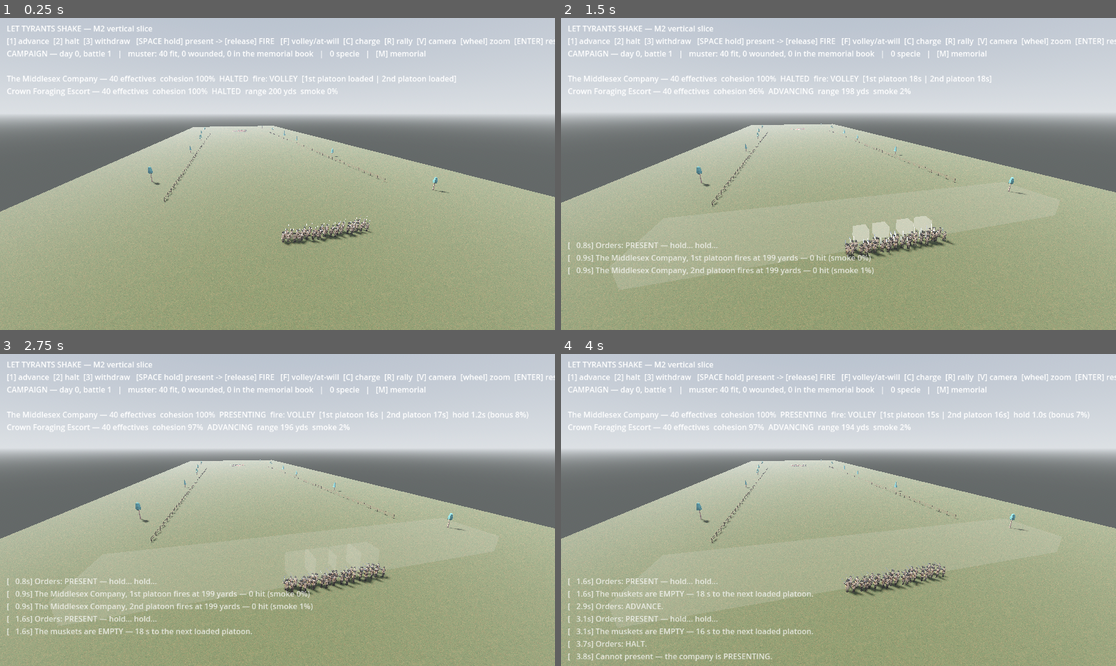
Above: before the commit, frames 1-4 (two rows, left to right).
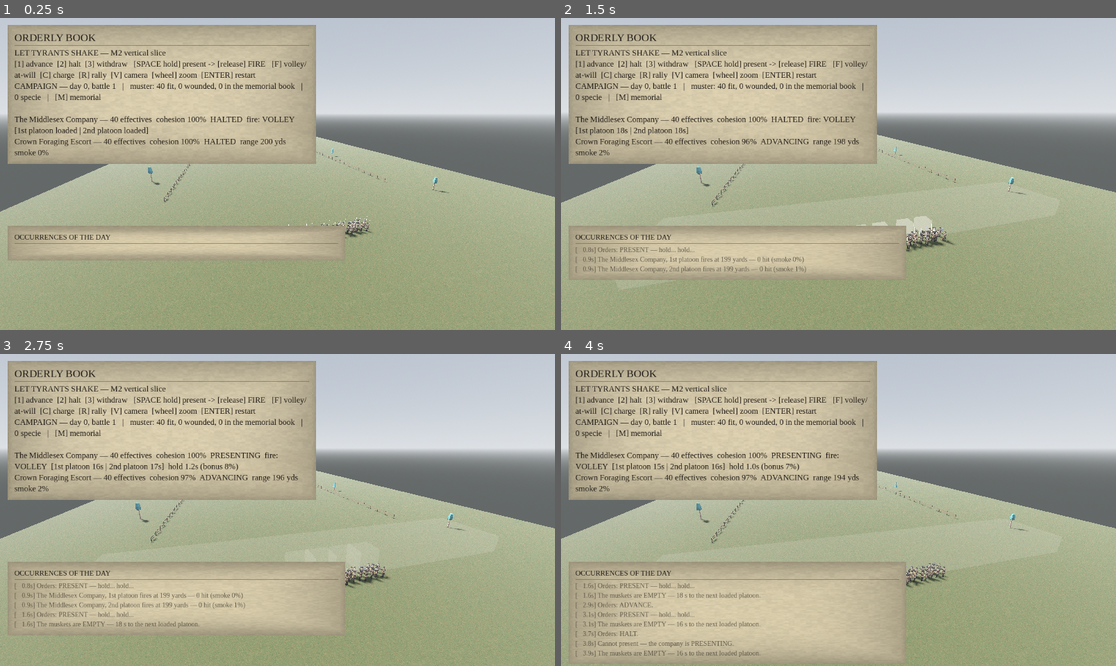
Above: after the commit, the same moments.

Repository: brassica-research/AmGameDev
Game: Godot game, scene res://scenes/main.tscn
Two runs of this game, one before a commit and one after it. Both use one fixed random seed, a clock stepped at 60 frames per second and the inputs below.
Inputs (mouse positions are in pixels of both pictures, inside the frame that each line leads up to):
- Up to frame 1 (0.25 s): no input
- Up to frame 2 (1.5 s): tap Enter at 0.5, 0.6 s; move the mouse to (960, 158) at 0.52 s; hold D 0.53-1.28 s; hold E 0.53-1.28 s; click (960, 158) at 0.67 s; tap Space at 0.77 s; move the mouse to (727, 189) at 1.27 s; hold Down from 1.28 s (still down); tap E at 1.35 s
- Up to frame 3 (2.75 s): tap Space at 1.52 s; tap Enter at 1.55, 2.1 s; move the mouse to (333, 441) at 2.02 s; release Down at 2.03 s; hold D from 2.03 s (still down); hold E from 2.03 s (still down)
- Up to frame 4 (4 s): move the mouse to (810, 572) at 2.77 s; release D at 2.78 s; release E at 2.78 s; hold Up 2.78-3.53 s; tap 1 at 2.85 s; click (810, 572) at 2.92 s; tap Space at 3.02, 3.77 s; tap Enter at 3.05 s; move the mouse to (1005, 556) at 3.52 s; hold A from 3.53 s (still down); hold E from 3.53 s (still down); tap 2 at 3.6 s

The runs differ from the first frame. In frame 1, 28% of the frame differs, in the area x 1-100%, y 2-78%; in frame 2, 31%; in frame 3, 34%; in frame 4, 38%, in the area x 1-100%, y 2-100%.

Commit message:
The interface is a document: parchment UI replaces the debug overlay
The HUD was the last thing on screen that still looked like an engine.
Now everything the player reads is something a man of 1775 could have
held (docs/04).

- src/presentation/ui_kit.gd: procedural rag paper — fibre noise, a
  warmer core, edges darkened where the sheet has been handled, the
  odd old stain — plus ink colours, ruled headings, a serif face asked
  of the system (no font file to ship or license), and a wax seal for
  the one place the interface should raise its voice. All generated at
  load: no binary art to version, and it survives any resolution.
- The battle HUD is an OFFICER'S ORDERLY BOOK with the day's
  OCCURRENCES written up beneath it.
- The free world gets the courier's card, THE NIGHT'S DOINGS, and a
  seal that appears only when the street has taken an interest:
  CHALLENGED, then RECOGNIZED — RUN, then TAKEN UP.
- Tests: the paper is made rather than loaded, its handled edges are
  darker than its middle, a document carries a title and a body, the
  seal carries its word, and ink is darker than paper.

Also fixed a gap in tools/capture_needed.py that using it exposed: it
diffed tracked files only, so a brand-new presentation module — this
one — would have been judged unfilmable.

Co-Authored-By: Claude Fable 5 <noreply@anthropic.com>
Claude-Session: https://claude.ai/code/session_011s6bQt1Uq6U6CpxEsZ7XW3

Diff:
--- a/game/src/presentation/battle_scene.gd
+++ b/game/src/presentation/battle_scene.gd
@@ -41,6 +41,7 @@
 
 const FigureLib := preload("res://src/presentation/figure_lib.gd")
 const LookDev := preload("res://src/presentation/look_dev.gd")
+const UIKit := preload("res://src/presentation/ui_kit.gd")
 const ColonialLib := preload("res://src/presentation/colonial_lib.gd")
 
 # The form-pass wardrobe (docs/04): the King's regulars in red; the
@@ -413,16 +414,22 @@
 		_smoke_boxes.append(mi)
 
 
+## The interface is a document (docs/04): an officer's orderly book at
+## the top of the field, the day's occurrences written up beneath it.
 func _build_hud() -> void:
 	var layer := CanvasLayer.new()
 	add_child(layer)
-	_hud = Label.new()
-	_hud.position = Vector2(14.0, 10.0)
-	layer.add_child(_hud)
-	_log_label = Label.new()
-	_log_label.position = Vector2(14.0, 460.0)
-	_log_label.modulate = Color(1, 1, 1, 0.75)
-	layer.add_child(_log_label)
+	var book := UIKit.document("ORDERLY BOOK", 3, 640.0)
+	book.position = Vector2(16.0, 14.0)
+	layer.add_child(book)
+	_hud = book.get_meta("body")
+	var occurrences := UIKit.document("OCCURRENCES OF THE DAY", 11, 700.0)
+	occurrences.position = Vector2(16.0, 432.0)
+	layer.add_child(occurrences)
+	_log_label = occurrences.get_meta("body")
+	(occurrences.get_meta("title") as Label).add_theme_font_size_override("font_size", 15)
+	_log_label.add_theme_font_size_override("font_size", 14)
+	_log_label.add_theme_color_override("font_color", UIKit.INK_FADED)
 
 
 # --- per-frame updates ------------------------------------------------
--- /dev/null
+++ b/game/src/presentation/ui_kit.gd
@@ -0,0 +1,144 @@
+extends RefCounted
+## The parchment UI (docs/04 "the interface is a document"). Everything
+## the player reads is something a man of 1775 could have held: an
+## orderly book, a muster roll, a courier's scrap. No glass, no glow, no
+## sci-fi corners — ink on rag paper, ruled lines, and a red seal where
+## something is urgent.
+##
+## All procedural: the textures are generated at load, so there are no
+## binary art assets to version and the look survives any resolution.
+##
+## Use via preload:
+##   const UIKit := preload("res://src/presentation/ui_kit.gd")
+
+const INK := Color(0.13, 0.11, 0.09)
+const INK_FADED := Color(0.13, 0.11, 0.09, 0.62)
+const INK_RED := Color(0.48, 0.11, 0.09)        # the rubricated line
+const PARCHMENT := Color(0.86, 0.81, 0.68)
+const PARCHMENT_DARK := Color(0.72, 0.66, 0.53)
+const RULE := Color(0.42, 0.35, 0.26, 0.55)
+
+## Body text on parchment wants a serif. We ask the system for one and
+## let Godot fall back gracefully — no font file to ship or license.
+static func serif_font() -> Font:
+	var f := SystemFont.new()
+	f.font_names = PackedStringArray([
+		"Georgia", "Palatino", "Book Antiqua", "Times New Roman",
+		"Liberation Serif", "DejaVu Serif", "serif"])
+	f.antialiasing = TextServer.FONT_ANTIALIASING_GRAY
+	return f
+
+
+## A sheet of rag paper: uneven fibre, a warmer core, darkened edges
+## where it has been handled, and a few old stains.
+static func parchment_texture(seed_v := 7, size := 192) -> ImageTexture:
+	var img := Image.create(size, size, false, Image.FORMAT_RGB8)
+	var h := seed_v * 2654435761
+	for y in size:
+		for x in size:
+			# Fibre: two coarse noise octaves, cheap and deterministic.
+			var n1 := float((((x * 73856093) ^ (y * 19349663) ^ h) >> 8) % 1000) / 1000.0
+			var n2 := float((((x / 3 * 83492791) ^ (y / 3 * 29349511) ^ h) >> 6) % 1000) / 1000.0
+			var fibre := 0.94 + n1 * 0.05 + n2 * 0.05
+			# Handled edges: darker toward the borders.
+			var ex := absf(float(x) / float(size) - 0.5) * 2.0
+			var ey := absf(float(y) / float(size) - 0.5) * 2.0
+			var edge := 1.0 - pow(maxf(ex, ey), 3.0) * 0.28
+			var c := PARCHMENT * fibre * edge
+			# The odd old stain.
+			var sx := float((h >> 3) % size)
+			var sy := float((h >> 11) % size)
+			var d := Vector2(float(x) - sx, float(y) - sy).length()
+			if d < 26.0:
+				c = c.lerp(PARCHMENT_DARK, (1.0 - d / 26.0) * 0.22)
+			img.set_pixel(x, y, c)
+	return ImageTexture.create_from_image(img)
+
+
+## A parchment panel: the paper, a hairline ink border, and a soft drop
+## shadow so it sits ON the world rather than in it.
+static func panel_style(seed_v := 7) -> StyleBoxTexture:
+	var sb := StyleBoxTexture.new()
+	sb.texture = parchment_texture(seed_v)
+	sb.set_texture_margin_all(10.0)
+	sb.set_content_margin_all(14.0)
+	sb.modulate_color = Color(1, 1, 1, 0.96)
+	return sb
+
+
+## The heading rule under a panel title — a ruled line, not a divider.
+static func rule_style() -> StyleBoxFlat:
+	var sb := StyleBoxFlat.new()
+	sb.bg_color = RULE
+	sb.content_margin_top = 0.0
+	sb.content_margin_bottom = 0.0
+	return sb
+
+
+## A label in ink. `weight` picks the hierarchy: "title" (a heading in
+## a document), "body", or "note" (a marginal hand).
+static func ink_label(text := "", weight := "body") -> Label:
+	var l := Label.new()
+	l.text = text
+	var font := serif_font()
+	l.add_theme_font_override("font", font)
+	match weight:
+		"title":
+			l.add_theme_font_size_override("font_size", 22)
+			l.add_theme_color_override("font_color", INK)
+		"note":
+			l.add_theme_font_size_override("font_size", 14)
+			l.add_theme_color_override("font_color", INK_FADED)
+		"red":
+			l.add_theme_font_size_override("font_size", 17)
+			l.add_theme_color_override("font_color", INK_RED)
+		_:
+			l.add_theme_font_size_override("font_size", 17)
+			l.add_theme_color_override("font_color", INK)
+	# Ink on paper has no glow; a faint shading keeps it legible on any
+	# parchment tone without looking like a drop shadow.
+	l.add_theme_constant_override("outline_size", 0)
+	return l
+
+
+## A finished panel with a title, a rule, and a body label — the shape
+## nearly every readout in this game wants. Returns the panel; the body
+## label is `panel.get_meta("body")`, the title `panel.get_meta("title")`.
+static func document(title: String, seed_v := 7, width := 430.0) -> PanelContainer:
+	var panel := PanelContainer.new()
+	panel.add_theme_stylebox_override("panel", panel_style(seed_v))
+	panel.custom_minimum_size = Vector2(width, 0.0)
+	var col := VBoxContainer.new()
+	col.add_theme_constant_override("separation", 4)
+	panel.add_child(col)
+	var head := ink_label(title, "title")
+	col.add_child(head)
+	var rule := Panel.new()
+	rule.add_theme_stylebox_override("panel", rule_style())
+	rule.custom_minimum_size = Vector2(0.0, 1.0)
+	col.add_child(rule)
+	var body := ink_label("", "body")
+	body.autowrap_mode = TextServer.AUTOWRAP_WORD_SMART
+	col.add_child(body)
+	panel.set_meta("body", body)
+	panel.set_meta("title", head)
+	panel.set_meta("column", col)
+	return panel
+
+
+## A wax seal — the one place the interface raises its voice. Used for
+## a company breaking, an alarm raised, a man recognized in the street.
+static func seal(text: String) -> PanelContainer:
+	var p := PanelContainer.new()
+	var sb := StyleBoxFlat.new()
+	sb.bg_color = Color(0.42, 0.09, 0.08, 0.92)
+	sb.set_corner_radius_all(3)
+	sb.set_content_margin_all(9.0)
+	sb.border_width_bottom = 2
+	sb.border_color = Color(0.28, 0.05, 0.05)
+	p.add_theme_stylebox_override("panel", sb)
+	var l := ink_label(text, "body")
+	l.add_theme_color_override("font_color", Color(0.96, 0.91, 0.82))
+	p.add_child(l)
+	p.set_meta("body", l)
+	return p
--- a/game/src/presentation/world_scene.gd
+++ b/game/src/presentation/world_scene.gd
@@ -23,6 +23,7 @@
 const FigureLib := preload("res://src/presentation/figure_lib.gd")
 const ColonialLib := preload("res://src/presentation/colonial_lib.gd")
 const LookDev := preload("res://src/presentation/look_dev.gd")
+const UIKit := preload("res://src/presentation/ui_kit.gd")
 const WORLD_DIR := "res://data/world"
 
 # The camera rides close and low, over the shoulder — the open-world
@@ -57,6 +58,7 @@
 ## Presentation only; the sim neither knows nor cares (docs/13 §4).
 var _survey := 0.0
 var _crowd_buckets: Array[Dictionary] = []
+var _alarm_seal: PanelContainer
 var _avatar_poses: Array[ArrayMesh] = []
 var _avatar_pose := 0
 
@@ -333,20 +335,29 @@
 	return st.commit()
 
 
+## In the free world the document is a courier's scrap of paper: where
+## he is going, and how the street is regarding him.
 func _build_hud(title: String) -> void:
 	var layer := CanvasLayer.new()
 	add_child(layer)
-	_title = Label.new()
-	_title.position = Vector2(14, 10)
-	_title.text = title
-	layer.add_child(_title)
-	_hud = Label.new()
-	_hud.position = Vector2(14, 36)
-	layer.add_child(_hud)
-	_log_label = Label.new()
-	_log_label.position = Vector2(14, 470)
-	_log_label.modulate = Color(1, 1, 1, 0.8)
-	layer.add_child(_log_label)
+	var card := UIKit.document(title, 5, 470.0)
+	card.position = Vector2(16.0, 14.0)
+	layer.add_child(card)
+	_title = card.get_meta("title")
+	(_title as Label).add_theme_font_size_override("font_size", 18)
+	_hud = card.get_meta("body")
+	# The seal only appears when the street has taken an interest.
+	_alarm_seal = UIKit.seal("")
+	_alarm_seal.position = Vector2(16.0, 150.0)
+	_alarm_seal.visible = false
+	layer.add_child(_alarm_seal)
+	var journal := UIKit.document("THE NIGHT'S DOINGS", 17, 690.0)
+	journal.position = Vector2(16.0, 440.0)
+	layer.add_child(journal)
+	_log_label = journal.get_meta("body")
+	(journal.get_meta("title") as Label).add_theme_font_size_override("font_size", 15)
+	_log_label.add_theme_font_size_override("font_size", 14)
+	_log_label.add_theme_color_override("font_color", UIKit.INK_FADED)
 
 
 # --- per-frame ---------------------------------------------------------
@@ -450,4 +461,15 @@
 	else:
 		lines.append("[W A S D] walk  [SHIFT] run  [CTRL] crouch  [TAB] survey  [Q/E] camera")
 	_hud.text = "\n".join(lines)
+	if _alarm_seal != null:
+		var seal_text := ""
+		if sim.outcome == "seized":
+			seal_text = "TAKEN UP"
+		elif heat >= WorldSim.ALERT_AT:
+			seal_text = "RECOGNIZED — RUN"
+		elif heat >= WorldSim.CHALLENGE_AT:
+			seal_text = "CHALLENGED"
+		_alarm_seal.visible = seal_text != ""
+		if _alarm_seal.visible:
+			(_alarm_seal.get_meta("body") as Label).text = seal_text
 	_log_label.text = "\n".join(sim.log_lines.slice(maxi(0, sim.log_lines.size() - 6)))
--- a/game/tests/run_tests.gd
+++ b/game/tests/run_tests.gd
@@ -731,6 +731,29 @@
 			and look.hour_for_scenario("battle_road", false) == "afternoon"
 			and look.hour_for_scenario("field", true) == "night",
 			"each scenario is fought at its own hour")
+	# The parchment UI (docs/04: the interface is a document).
+	var ui: Variant = load("res://src/presentation/ui_kit.gd")
+	check(ui != null, "ui_kit parses")
+	if ui != null:
+		var tex: ImageTexture = ui.parchment_texture(3, 64)
+		check(tex != null and tex.get_width() == 64, "parchment is made, not loaded")
+		var img := tex.get_image()
+		# Handled edges must be darker than the middle of the sheet.
+		var middle := img.get_pixel(32, 32).get_luminance()
+		var corner := img.get_pixel(2, 2).get_luminance()
+		check(corner < middle, "the sheet is darker where it has been handled")
+		var doc: PanelContainer = ui.document("ORDERLY BOOK", 3)
+		check(doc.get_meta("body") is Label and doc.get_meta("title") is Label,
+			"a document has a title and a body to write in")
+		check((doc.get_meta("title") as Label).text == "ORDERLY BOOK",
+			"the heading is the document's name")
+		var seal: PanelContainer = ui.seal("CHALLENGED")
+		check((seal.get_meta("body") as Label).text == "CHALLENGED",
+			"the seal carries its one word")
+		check(ui.INK.get_luminance() < ui.PARCHMENT.get_luminance(),
+			"ink is darker than paper")
+		doc.free()
+		seal.free()
 	# EVERY script must parse. Hand-listing the scenes let world_scene.gd
 	# ship a parse error: the scene then ran with no script at all, so
 	# _process never fired, --quit-after never quit, and three capture
Not shown, changed: demo/capture-request.txt
Not shown, changed: tools/capture_needed.py
